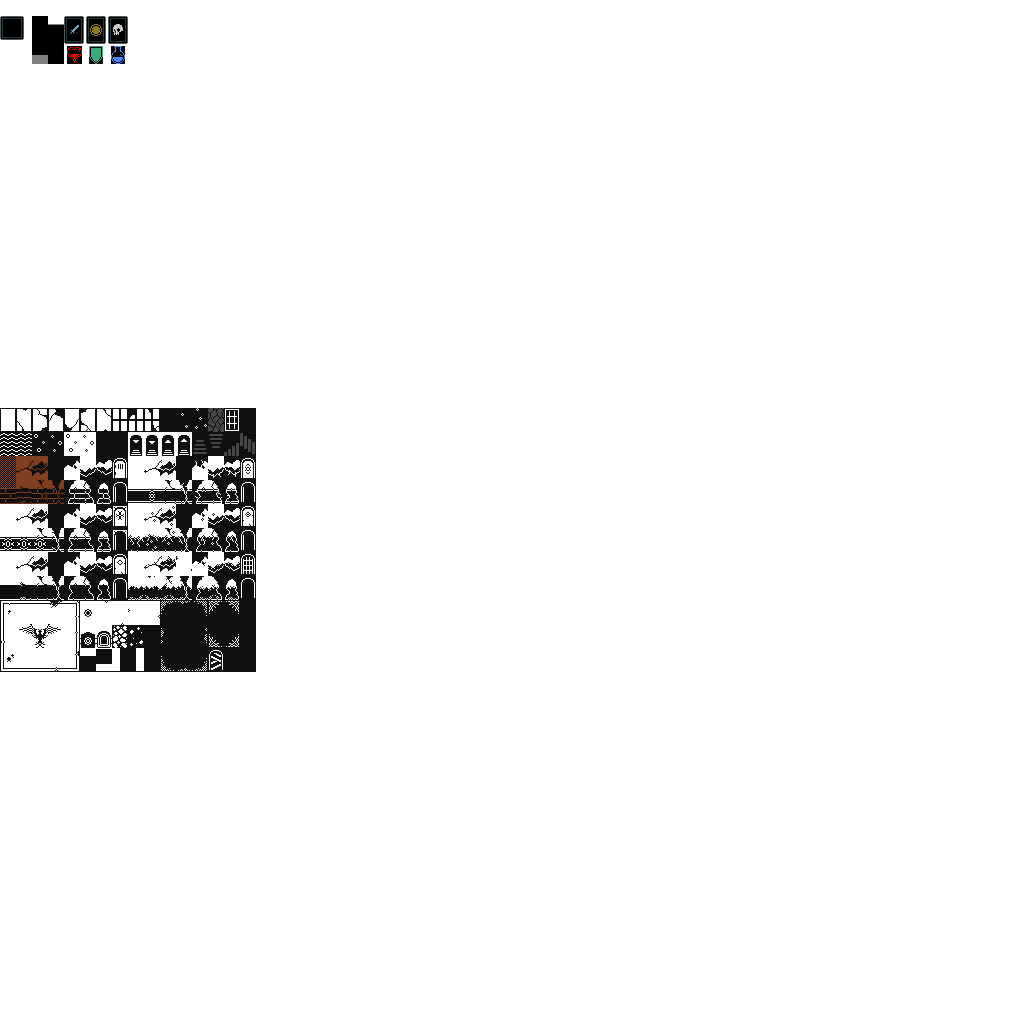
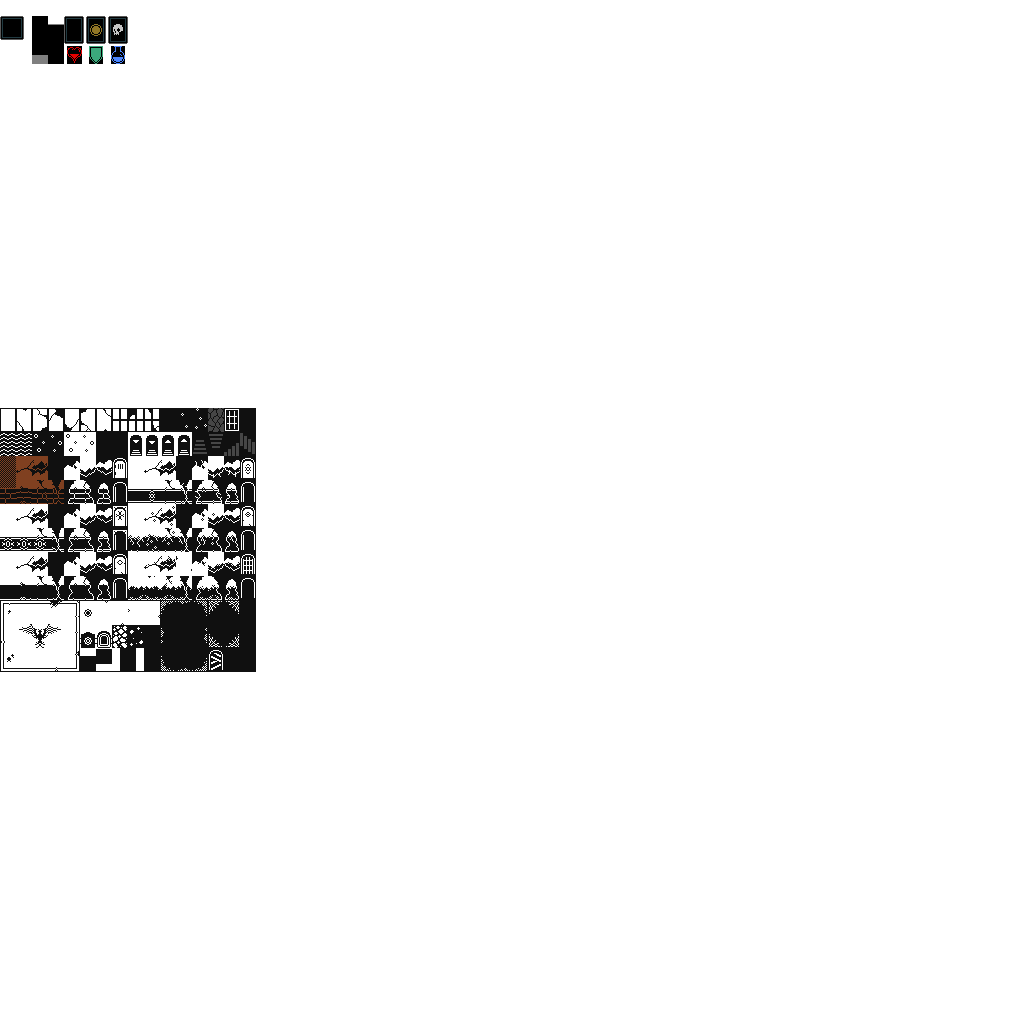
Layer changes from the first 1024 × 1024 image to the second:
painted on "Layer" over box(70, 25, 79, 34)
